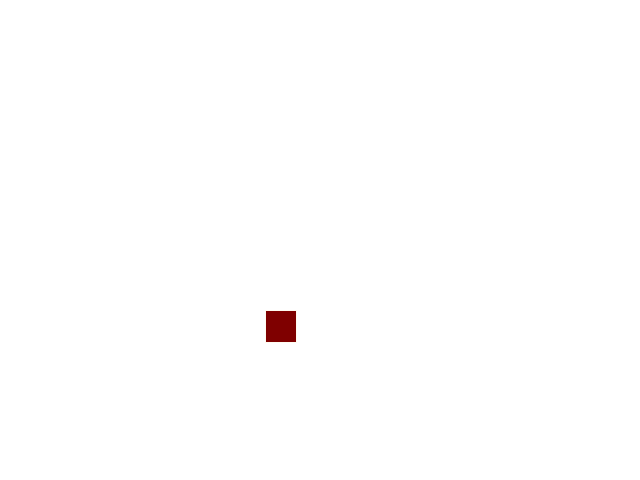
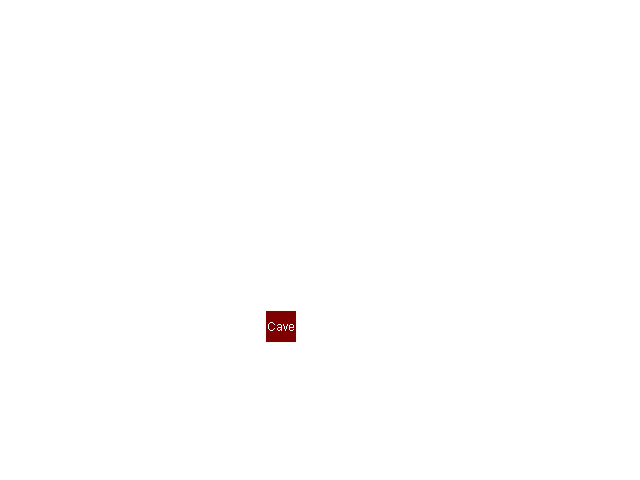
Before/after of a 640 x 480 layered artwork. What changed in the layer stack:
added layer "Cave" above "tz東14.png" over [268, 322, 294, 331]
